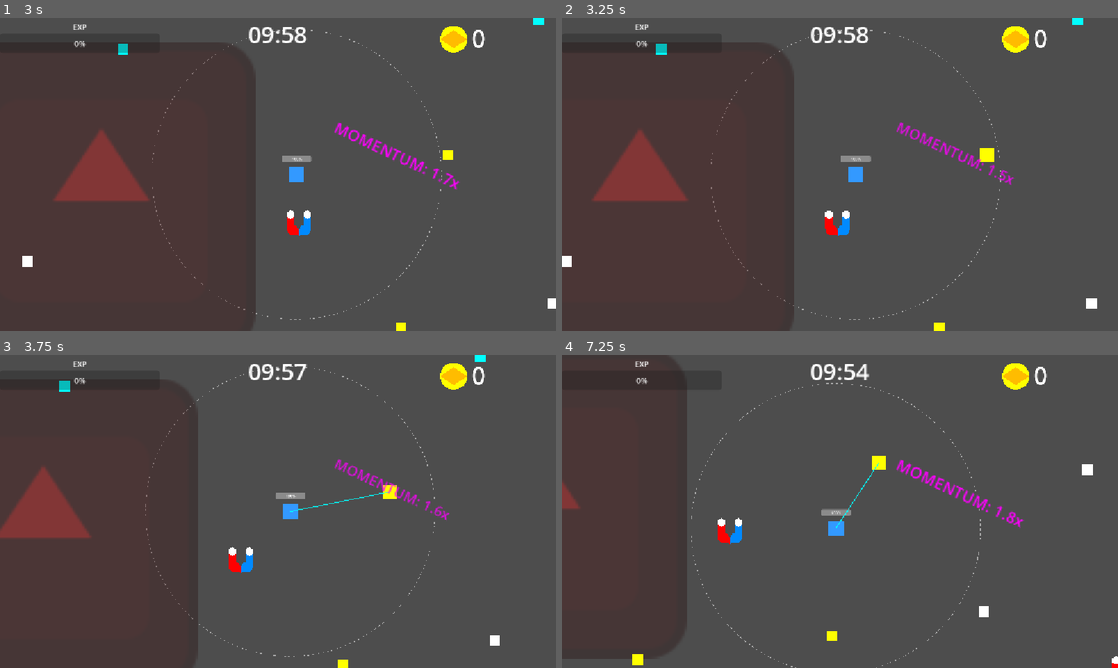
Above: before the commit, frames 1-4 (two rows, left to right).
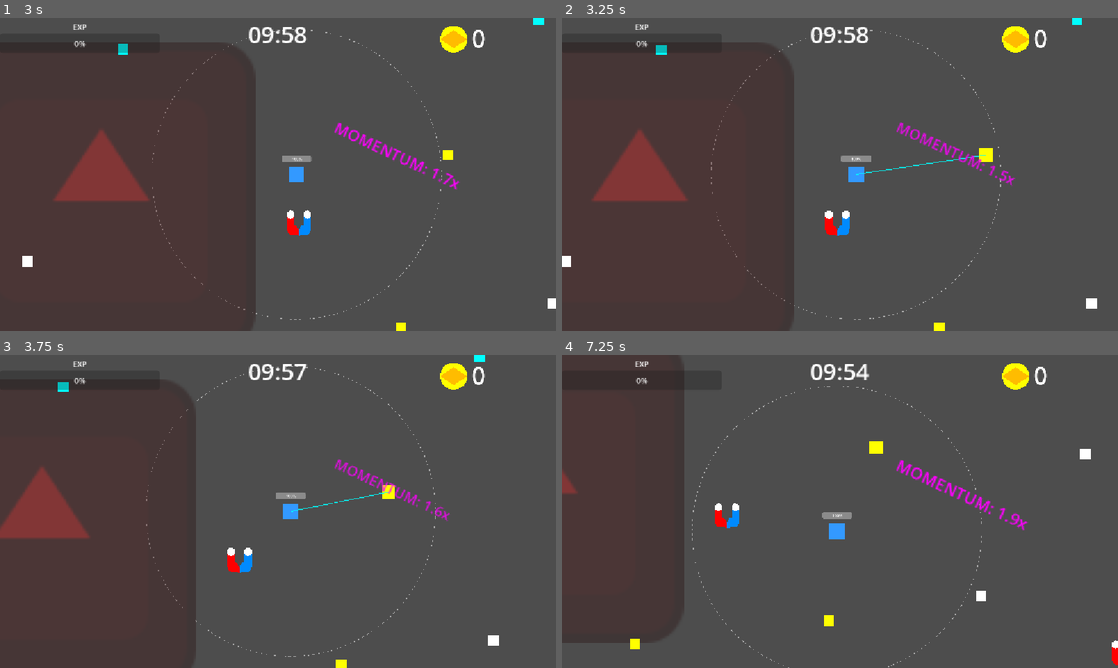
Above: after the commit, the same moments.

Repository: MusTea200/AFKMonsters
Game: Godot game, scene res://MainMenu.tscn
The game is run twice, just before and just after one commit, with the same random seed, the same clock (stepped at 60 frames per second) and the same inputs. The engine's default icon, where the game draws it, is replaced by a stand-in: a white triangle on a blue panel in a dark square.
Inputs (mouse positions are in pixels of both pictures, inside the frame that each line leads up to):
- Up to frame 1 (3 s): click "Settings" at 0.5 s; click "Play" at 1.25 s; tap Enter at 2 s; move the mouse to (400, 158) at 2.02 s; hold Right (ui_right) 2.03-2.75 s; tap E at 2.1 s; click (400, 158) at 2.17 s; tap Space at 2.27, 2.57 s; drag from (166, 190) to (322, 221) at 2.77 s
- Up to frame 2 (3.25 s): no input
- Up to frame 3 (3.75 s): move the mouse to (333, 442) at 3.52 s; hold Right (ui_right) from 3.53 s (still down); tap E at 3.6 s; click (333, 442) at 3.67 s
- Up to frame 4 (7.25 s): release Right (ui_right) at 4.25 s; drag from (812, 574) to (673, 464) at 4.27 s; move the mouse to (1006, 558) at 5.02 s; hold Left (ui_left) 5.03-5.75 s; tap E at 5.1, 6.6 s; click (1006, 558) at 5.17 s; tap Space at 5.27, 5.57 s; drag from (673, 464) to (662, 558) at 5.77 s; move the mouse to (867, 511) at 6.52 s; hold Down (ui_down) from 6.53 s (still down); click (867, 511) at 6.67 s

Frame 1 is identical in both runs. In frame 2, 0.5% of the frame differs, in the area x 1-94%, y 0-97%; in frame 3, 0.5%; in frame 4, 2.5%, in the area x 0-100%, y 8-100%.

Commit message:
feat: replace rigid body scale tween with smooth physical recoil impulse, remove redundant cut button, and implement universal hold-to-grapple toggle
Co-authored-by: MusTea200 <172600404+MusTea200@users.noreply.github.com>

Diff:
--- a/godot_project/Arena.gd
+++ b/godot_project/Arena.gd
@@ -61,13 +61,26 @@
 				mobile_controls.get_node("RightJoystick").hide()
 
 			var grapple_btn = mobile_controls.get_node("GrappleBtn")
-			grapple_btn.pressed.connect(func(): if is_instance_valid(player_node): player_node._is_hook_held = true)
+			grapple_btn.pressed.connect(func(): if is_instance_valid(player_node):
+				player_node._is_hook_held = true
+				if not Global.grapple_hold_mode:
+					# Tek atımlık modsa direkt at
+					var aim_dir = Vector2.ZERO
+					if Global.right_joystick and Global.right_joystick.is_dragging:
+						aim_dir = Global.right_joystick.get_joystick_vector().normalized()
+					elif Global.left_joystick and Global.left_joystick.is_dragging:
+						aim_dir = Global.left_joystick.get_joystick_vector().normalized()
+
+					if is_instance_valid(player_node.current_target_node):
+						player_node._create_spring_joint(player_node.current_target_node)
+					elif aim_dir.length() > 0.1:
+						player_node._try_attach_spring_dir(aim_dir)
+			)
 			grapple_btn.released.connect(func(): if is_instance_valid(player_node):
 				player_node._is_hook_held = false
-				player_node._release_slingshot()
+				if Global.grapple_hold_mode:
+					player_node._release_slingshot()
 			)
-			var release_btn = mobile_controls.get_node("ReleaseBtn")
-			release_btn.pressed.connect(func(): if is_instance_valid(player_node): player_node._release_slingshot())
 
 			var pause_btn = mobile_controls.get_node("PauseBtn")
 			var p_shape = RectangleShape2D.new()
@@ -360,6 +373,16 @@
 		DisplayServer.window_set_vsync_mode(DisplayServer.VSYNC_ENABLED if toggled else DisplayServer.VSYNC_DISABLED)
 	)
 	vbox.add_child(vsync_btn)
+
+	# Hold to Grapple
+	var hold_btn = CheckButton.new()
+	hold_btn.text = "Hold to Grapple"
+	hold_btn.button_pressed = Global.grapple_hold_mode
+	hold_btn.modulate = Color(0, 1, 1, 1) # Neon Cyan
+	hold_btn.toggled.connect(func(toggled):
+		Global.grapple_hold_mode = toggled
+	)
+	vbox.add_child(hold_btn)
 
 	# Audio Volume
 	var vol_hbox = HBoxContainer.new()
--- a/godot_project/Arena.tscn
+++ b/godot_project/Arena.tscn
@@ -183,11 +183,6 @@
 radius = 70.0
 label_text = "HOOK"
 
-[node name="ReleaseBtn" type="TouchScreenButton" parent="MobileControls"]
-position = Vector2(1152, 256)
-script = ExtResource("res://NeonButton.gd")
-base_color = Color(1, 0, 0.5, 0.6)
-label_text = "CUT"
 
 [node name="PauseBtn" type="TouchScreenButton" parent="MobileControls"]
 script = ExtResource("res://NeonButton.gd")
--- a/godot_project/CombatComponent.gd
+++ b/godot_project/CombatComponent.gd
@@ -198,14 +198,15 @@
 			scene_root.add_child(bullet)
 
 		# Yaratıcı Oyun Alanı: Recoil (Geri Tepme) ve Muzzle Flash
-		_apply_recoil_and_juice()
-
-func _apply_recoil_and_juice() -> void:
-	# Recoil Animation on Player
-	if is_instance_valid(player):
-		var tween = player.create_tween()
-		tween.tween_property(player, "scale", Vector2(1.15, 0.85), 0.05)
-		tween.tween_property(player, "scale", Vector2.ONE, 0.1).set_trans(Tween.TRANS_BOUNCE)
+		_apply_recoil_and_juice(final_base_dir)
+
+func _apply_recoil_and_juice(shoot_dir: Vector2) -> void:
+	# Saf Physics Recoil Impulsu (Fizik dondurucu Scale tween kaldirildi)
+	if is_instance_valid(player) and player.linear_velocity.length() < player.max_speed:
+		# Mermiler en son nereye atildiysa (varsayim sag joystick yonu veya en son hesaplanan dir)
+		# Su an yonu fonksiyona parametre vermedigimiz icin sadece gorsel sarsinti birakiyoruz
+		# Eger direction almak istenirse _shoot_closest_enemy icinde apply_central_impulse cagrilabilir
+		player.apply_central_impulse(-shoot_dir * 150.0)
 
 	# Muzzle Flash (Siber Namlu Parlaması)
 	var local_flash = ColorRect.new()
--- a/godot_project/Global.gd
+++ b/godot_project/Global.gd
@@ -9,6 +9,7 @@
 var current_input_type: InputType = InputType.KEYBOARD
 var settings_control_mode: ControlMode = ControlMode.AUTO
 var use_manual_aim_joystick: bool = true
+var grapple_hold_mode: bool = true
 var settings_sensitivity: float = 1.0
 var settings_vsync: bool = true
 var settings_volume: float = 1.0
@@ -77,6 +78,7 @@
 	config.set_value("Stats", "upgrade_levels", upgrade_levels)
 	config.set_value("Settings", "control_mode", settings_control_mode)
 	config.set_value("Settings", "use_manual_aim_joystick", use_manual_aim_joystick)
+	config.set_value("Settings", "grapple_hold_mode", grapple_hold_mode)
 	config.save(save_path)
 
 func load_game() -> void:
@@ -94,6 +96,7 @@
 		upgrade_levels = config.get_value("Stats", "upgrade_levels", {"health": 0, "damage": 0, "magnet": 0, "speed": 0, "shield": 0, "orbital": 0, "clock": 0})
 		settings_control_mode = config.get_value("Settings", "control_mode", ControlMode.AUTO)
 		use_manual_aim_joystick = config.get_value("Settings", "use_manual_aim_joystick", true)
+		grapple_hold_mode = config.get_value("Settings", "grapple_hold_mode", true)
 
 func start_run() -> void:
 	current_run_kills = 0
--- a/godot_project/Player.gd
+++ b/godot_project/Player.gd
@@ -98,7 +98,7 @@
 			stun_icon.rotation += 5.0 * delta
 		return
 
-	if _is_hook_held and active_springs.is_empty():
+	if _is_hook_held and active_springs.is_empty() and Global.grapple_hold_mode:
 		var aim_dir = Vector2.ZERO
 		if Global.right_joystick and Global.right_joystick.is_dragging:
 			aim_dir = Global.right_joystick.get_joystick_vector().normalized()
@@ -188,10 +188,15 @@
 	if is_stunned: return
 
 	if event is InputEventMouseButton:
-		if event.button_index == MOUSE_BUTTON_LEFT and event.pressed:
-			_try_attach_spring(get_global_mouse_position())
-		elif event.button_index == MOUSE_BUTTON_RIGHT and event.pressed:
-			_release_slingshot()
+		if event.button_index == MOUSE_BUTTON_LEFT:
+			if event.pressed:
+				_is_hook_held = true
+				if not Global.grapple_hold_mode:
+					_try_attach_spring(get_global_mouse_position())
+			else:
+				_is_hook_held = false
+				if Global.grapple_hold_mode:
+					_release_slingshot()
 		elif event.button_index == MOUSE_BUTTON_WHEEL_UP and event.pressed:
 				var new_zoom = clamp(camera.zoom.x + zoom_speed, min_zoom, max_zoom)
 				camera.zoom = Vector2(new_zoom, new_zoom)
Not shown, changed: MEMORY.md
